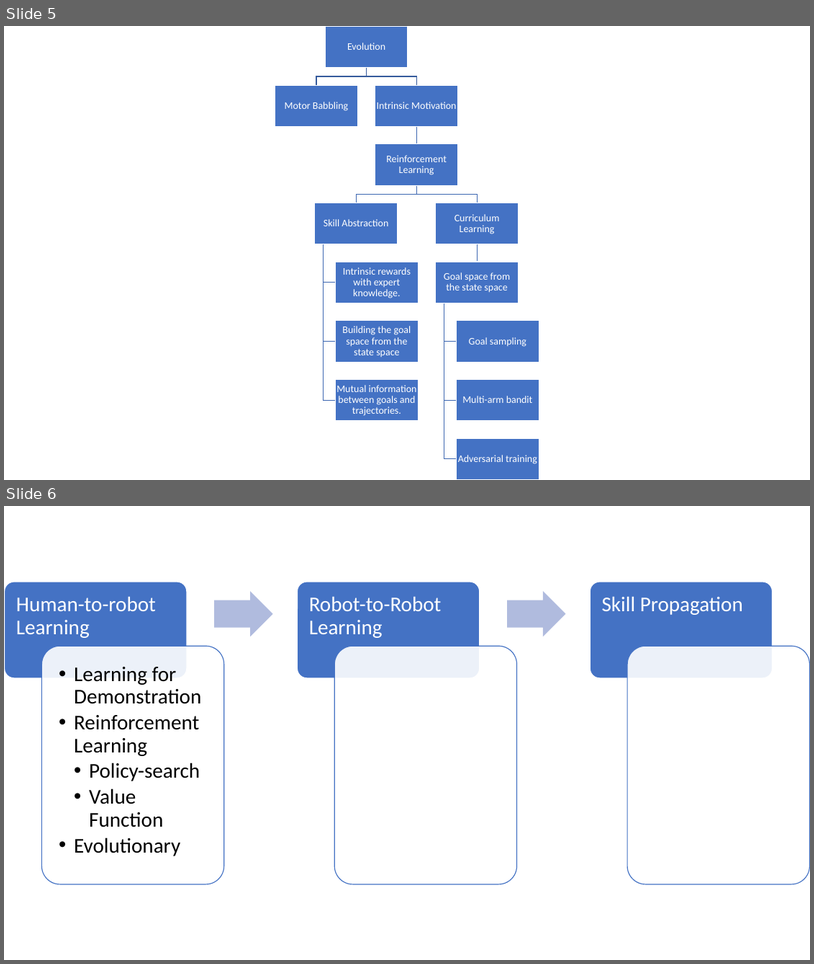
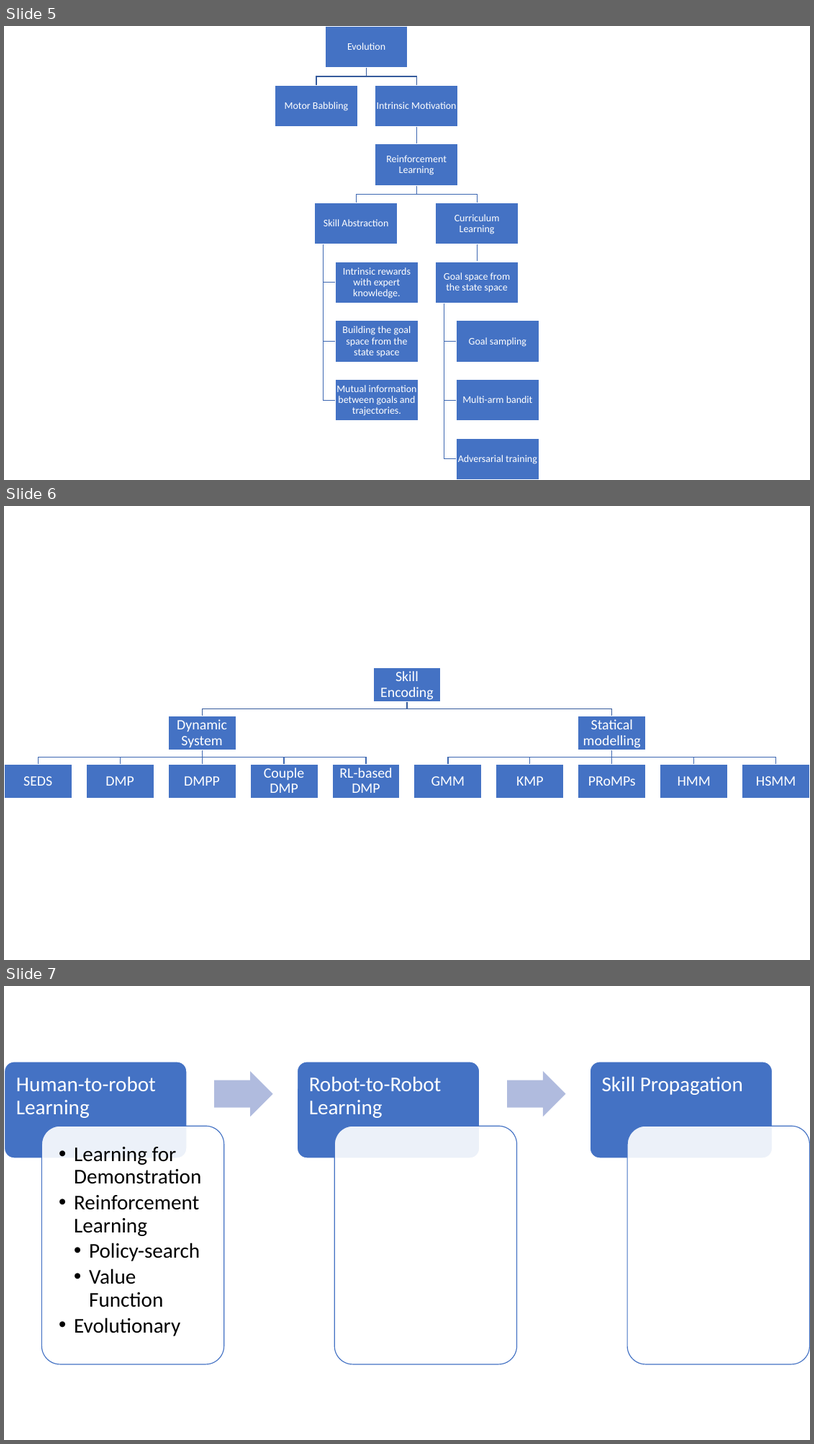
Before and after one commit to resmaessen/Thesis, a slide deck: Literature_to_be_searched.pptx. Shown one above the other, each under a label of ours: slides 5 and 6 before the commit, slides 5, 6 and 7 after it. The pictures are 814x964 and 814x1444 pixels, drawn with LibreOffice and Linux fonts; fonts in the diff are those of the drawing. Boxes give left, top, right and bottom in pixels: in the first picture for what was removed or moved away, otherwise in the second. Text is boxed around its words. In the diff, an @@ line names an element or a change of style, - is before the commit and + after.

```diff
--- a/Literature_to_be_searched.pptx
+++ b/Literature_to_be_searched.pptx
@@ slide 6 added at box(4, 506, 810, 960), background #FFFFFF @@
@@ group added at box(4, 667, 810, 798): 13 rectangles, 13 texts, 12 freeform shapes @@
+Skill Encoding
+Dynamic System
+SEDS
+DMP
+DMPP
+Couple DMP
+RL-based DMP
+Statical modelling
+GMM
+KMP
+PRoMPs
+HMM
+HSMM
@@ what was slide 6 is now slide 7 @@
```
Also in this commit, not shown: 31 other files.
